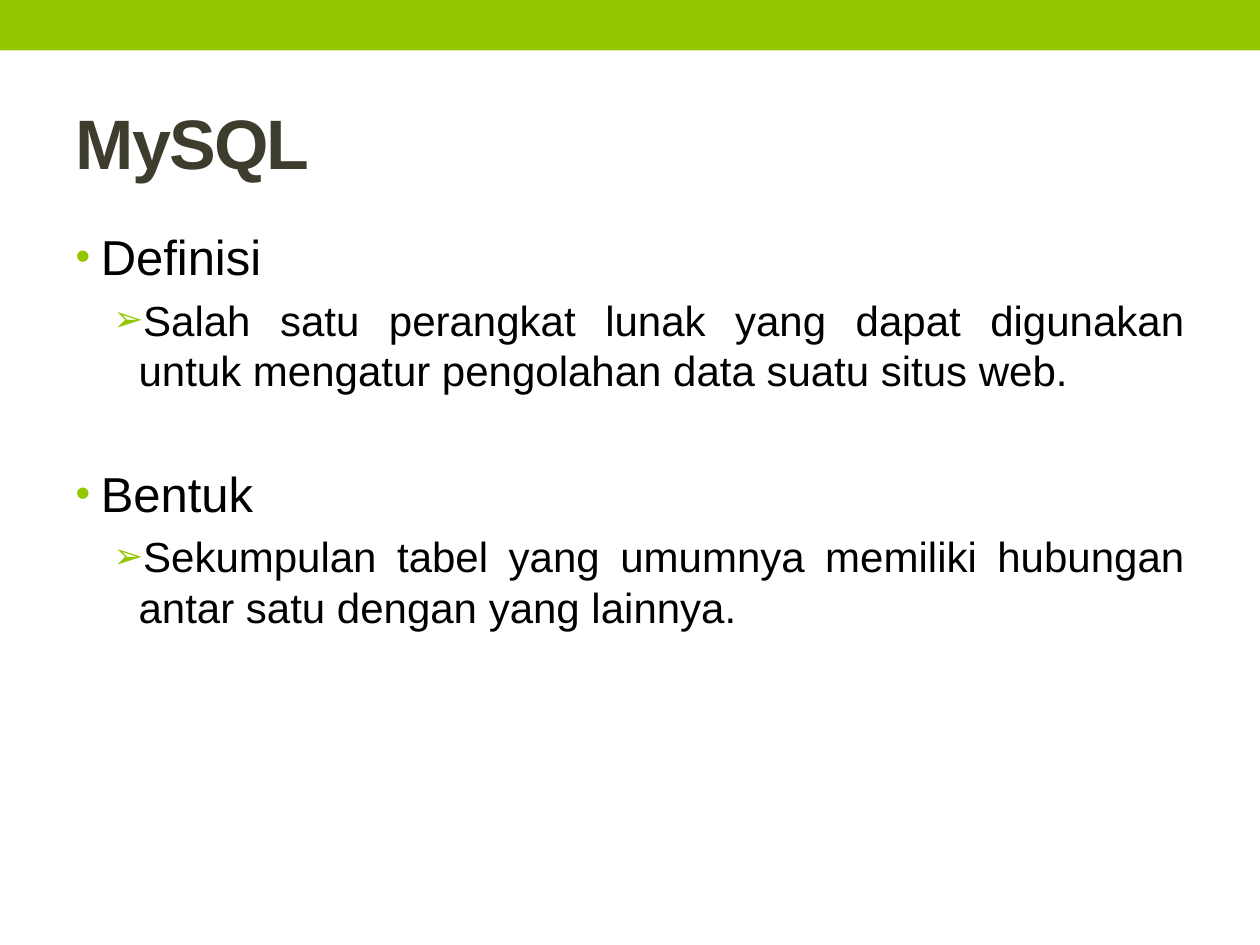
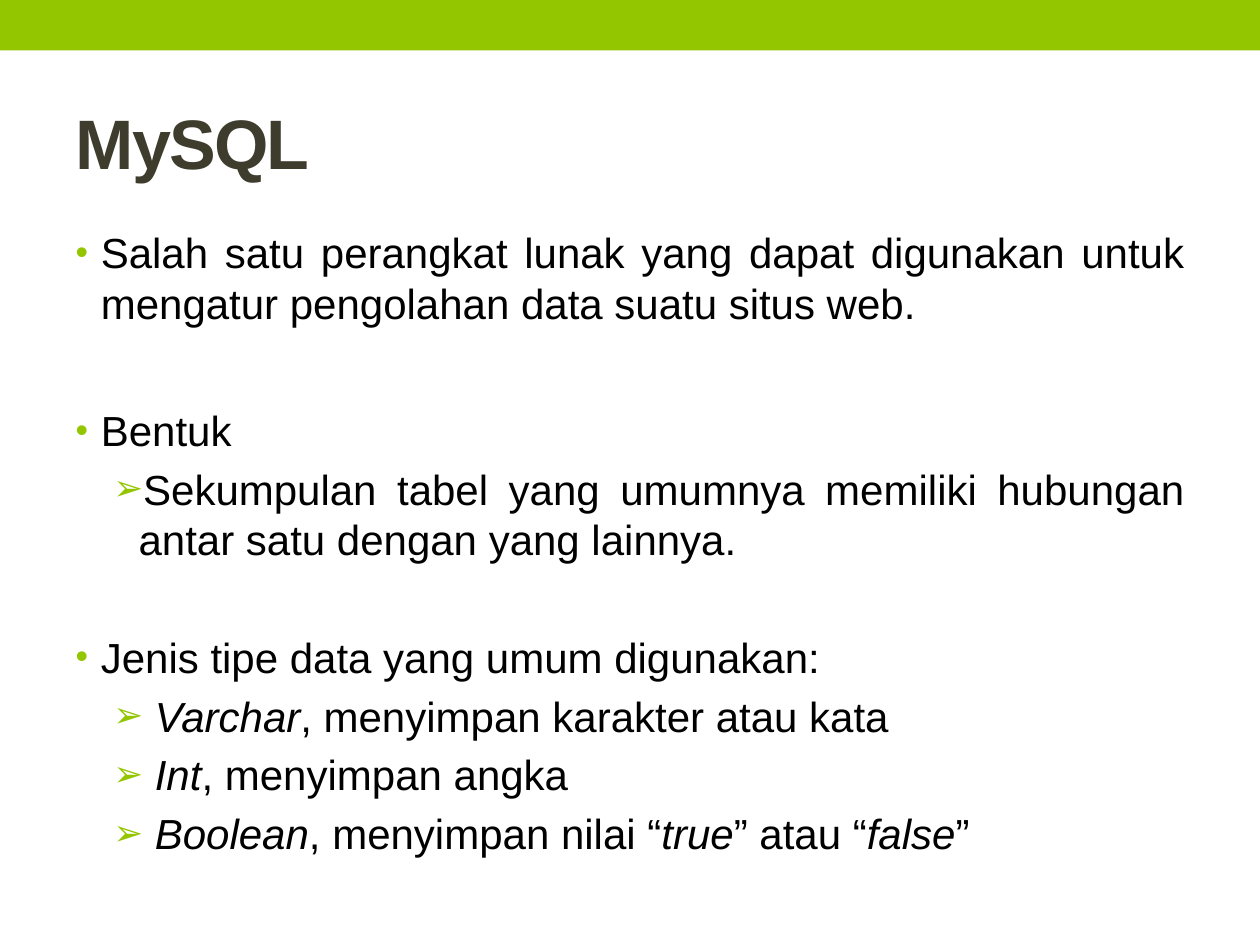
Before and after one commit to TommyAdhityaThe/Skripsi, a slide deck: slide 25 of doc/Presentasi/Review.pptx (slide 28 before the commit). Drawn at 1260x945 pixels with LibreOffice and Linux fonts; fonts in the diff are those of the drawing. Boxes give left, top, right and bottom in pixels: in the first picture for what was removed or moved away, otherwise in the second. Text is boxed around its words. In the diff, an @@ line names an element or a change of style, - is before the commit and + after.

```diff
--- a/doc/Presentasi/Review.pptx
+++ b/doc/Presentasi/Review.pptx
@@ text at bbox=[101, 239, 261, 276]: paragraph removed @@
-• Definisi
@@ text at bbox=[101, 237, 1184, 447]: size 28 to 24 pt in "Bentuk"; bullet ➢ to •; list level 2 to 1 in "Salah satu perangkat lunak yang ..." @@
@@ text at bbox=[101, 642, 970, 858]: paragraphs added @@
+• Jenis tipe data yang umum digunakan:
+  ➢ Varchar, menyimpan karakter atau kata
+  ➢ Int, menyimpan angka
+  ➢ Boolean, menyimpan nilai “true” atau “false”
```
Also in this commit, not shown: 24 other slides changed, 22 slides added, 11 slides removed, 18 other files.
